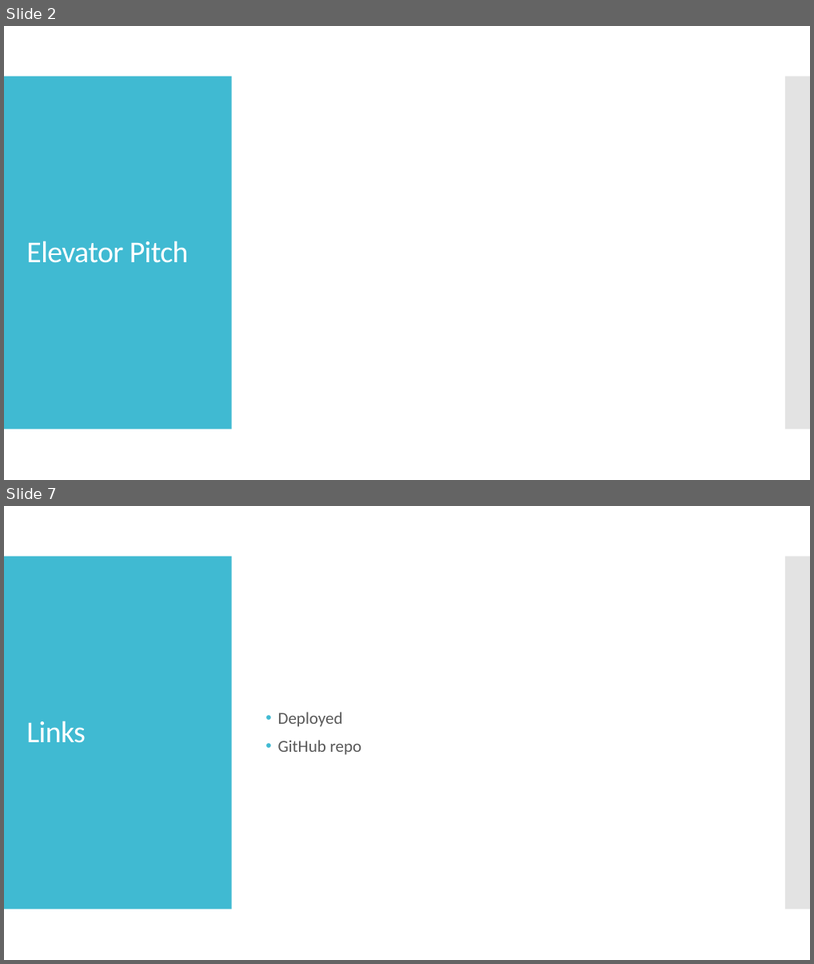
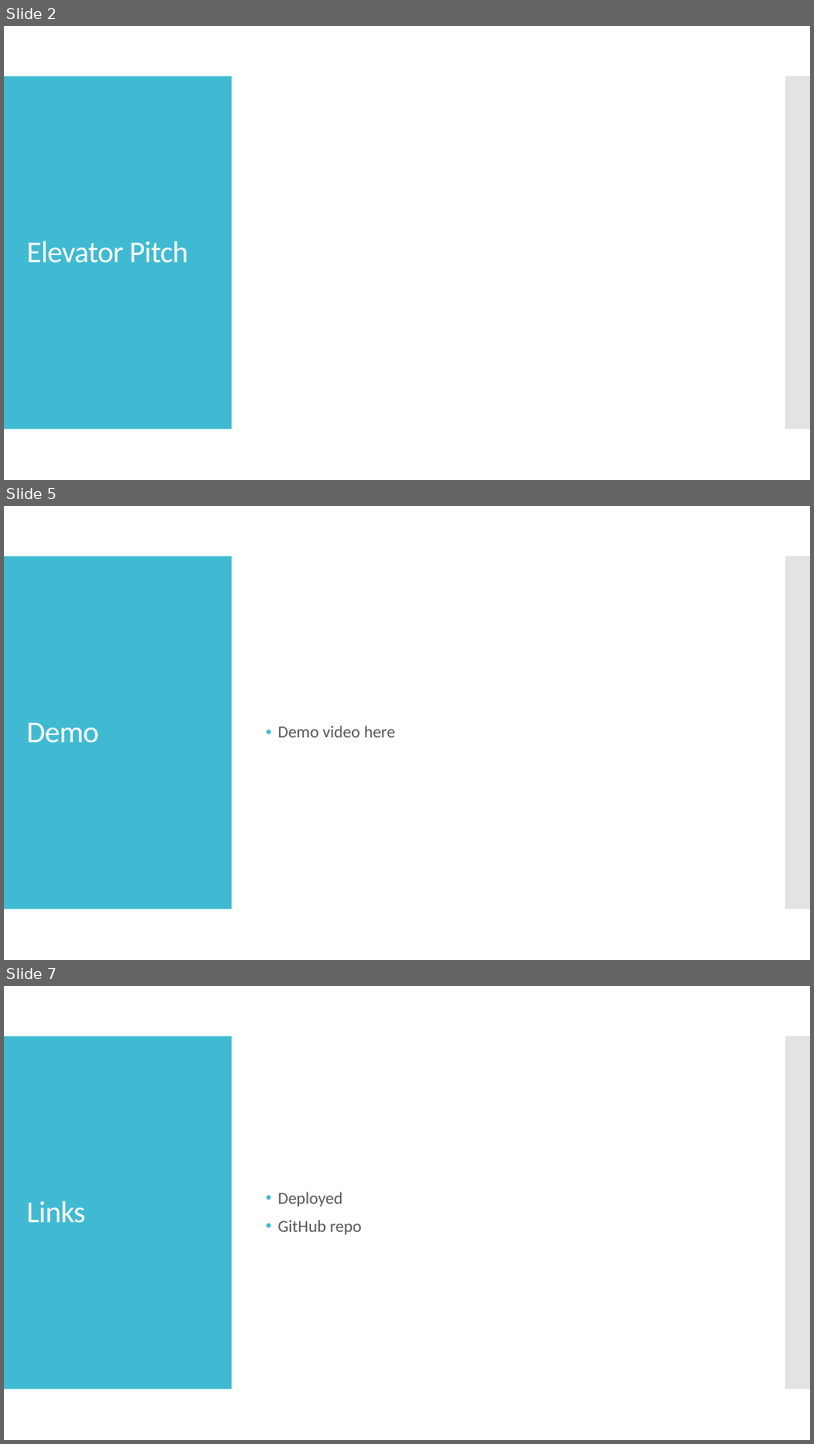
Before and after one commit to aguerra1508/Project2, a slide deck: whoDisHere.pptx. Shown one above the other, each under a label of ours: slides 2 and 7 before the commit, slides 2, 5 and 7 after it; the slides between them are not shown. The pictures are 814x964 and 814x1444 pixels, drawn with LibreOffice and Linux fonts; fonts in the diff are those of the drawing. Boxes give left, top, right and bottom in pixels: in the first picture for what was removed or moved away, otherwise in the second. Text is boxed around its words. In the diff, an @@ line names an element or a change of style, - is before the commit and + after.

```diff
--- a/whoDisHere.pptx
+++ b/whoDisHere.pptx
@@ slide 5 added at (x1=4, y1=506, x2=810, y2=960), background #FFFFFF; not listed: 2 template elements that a slide beside it also shows @@
@@ title added at (x1=26, y1=722, x2=98, y2=743), 36 pt, text #FFFFFF @@
+Demo
@@ text added at (x1=278, y1=725, x2=395, y2=737), 20 pt, text #595959 @@
+• Demo video here
```
Also in this commit, not shown: 3 slides changed, 1 slide removed, 2 other files.
